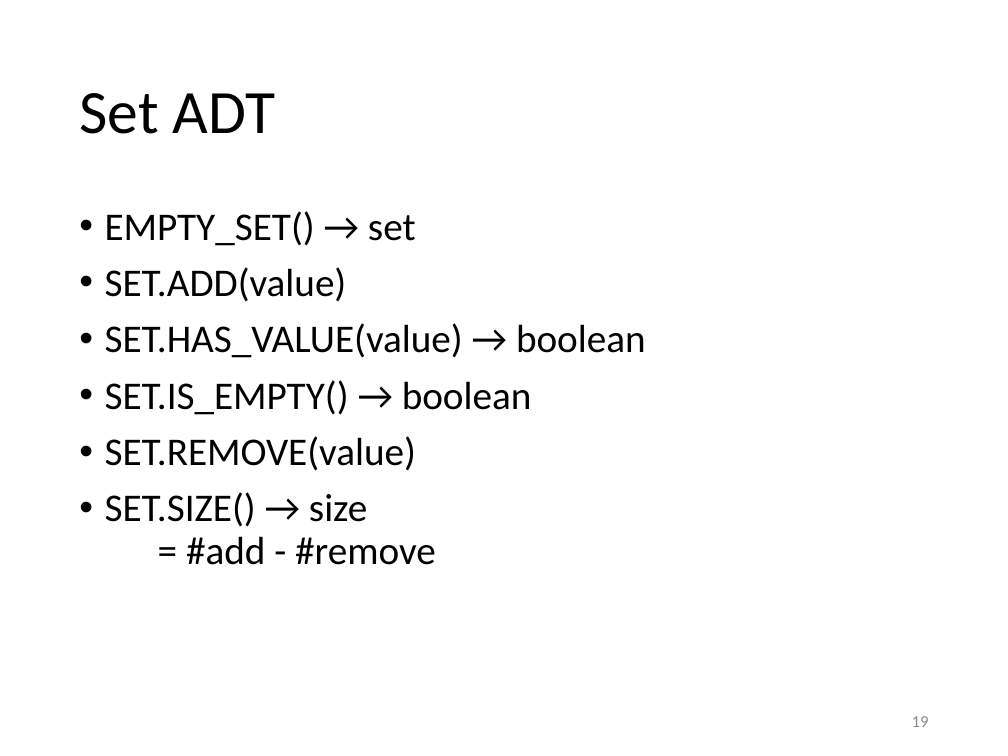
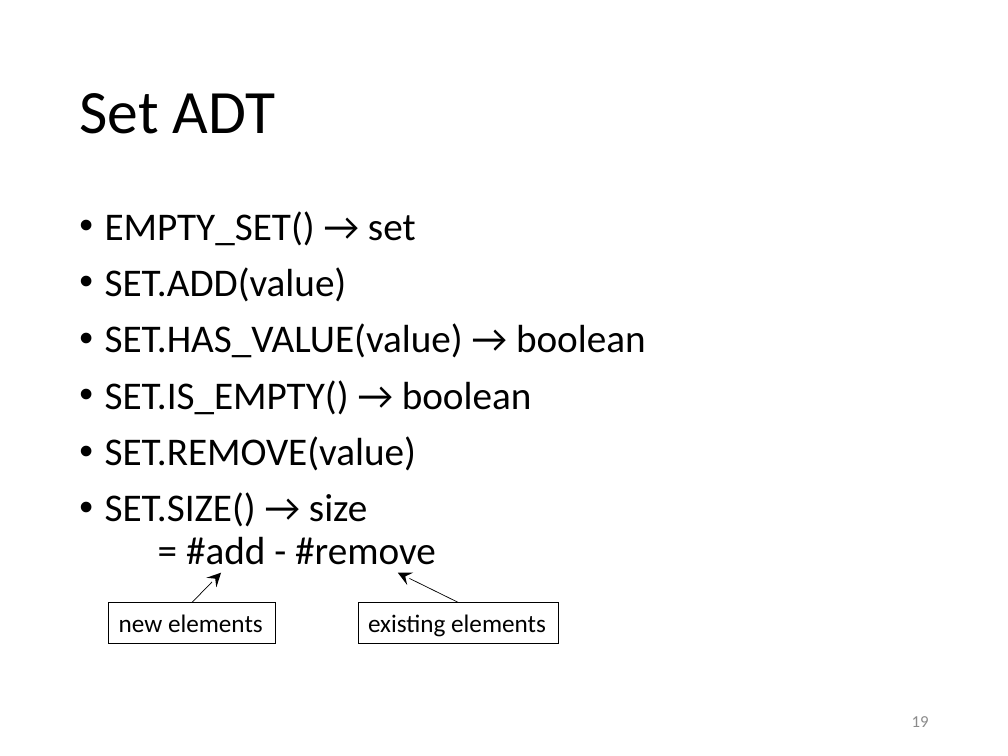
Before and after one commit to gjbex/training-material, a slide deck: slide 19 of DataStructures/data_structures.pptx. Drawn at 1008x756 pixels with LibreOffice and Linux fonts; fonts in the diff are those of the drawing. Boxes give left, top, right and bottom in pixels: in the first picture for what was removed or moved away, otherwise in the second. Text is boxed around its words. In the diff, an @@ line names an element or a change of style, - is before the commit and + after.

```diff
--- a/DataStructures/data_structures.pptx
+++ b/DataStructures/data_structures.pptx
@@ arrow added from (192, 603) to (221, 573), #000000 0.5 pt @@
@@ arrow added from (459, 603) to (398, 573), #000000 0.5 pt @@
@@ rectangle added at [109,603,275,643], outline #000000 0.75 pt, 18 pt, text #000000 @@
+new elements
@@ rectangle added at [358,603,558,643], outline #000000 0.75 pt, 18 pt, text #000000 @@
+existing elements
```
Also in this commit, not shown: 1 other slide changed.
